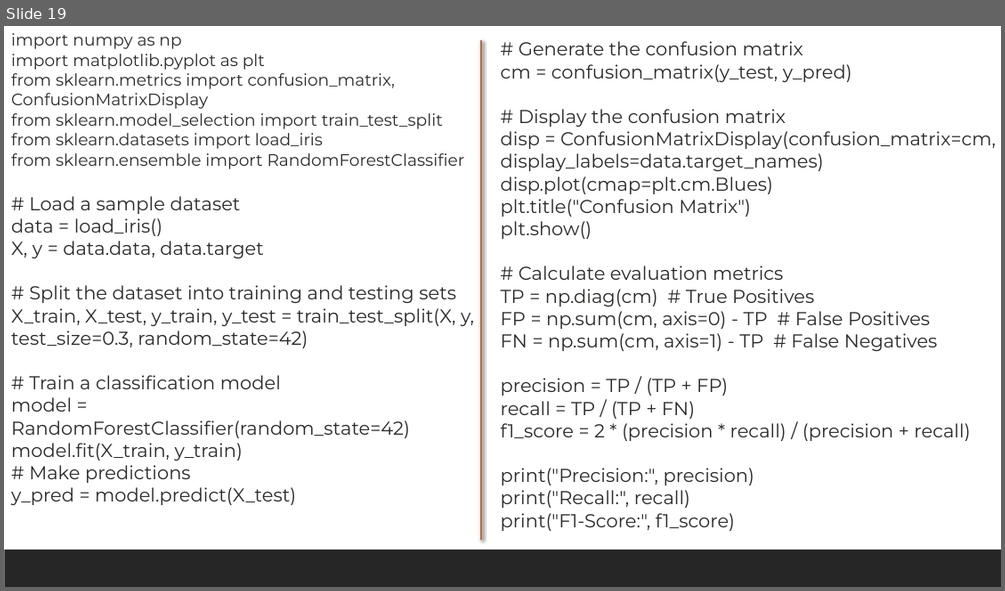
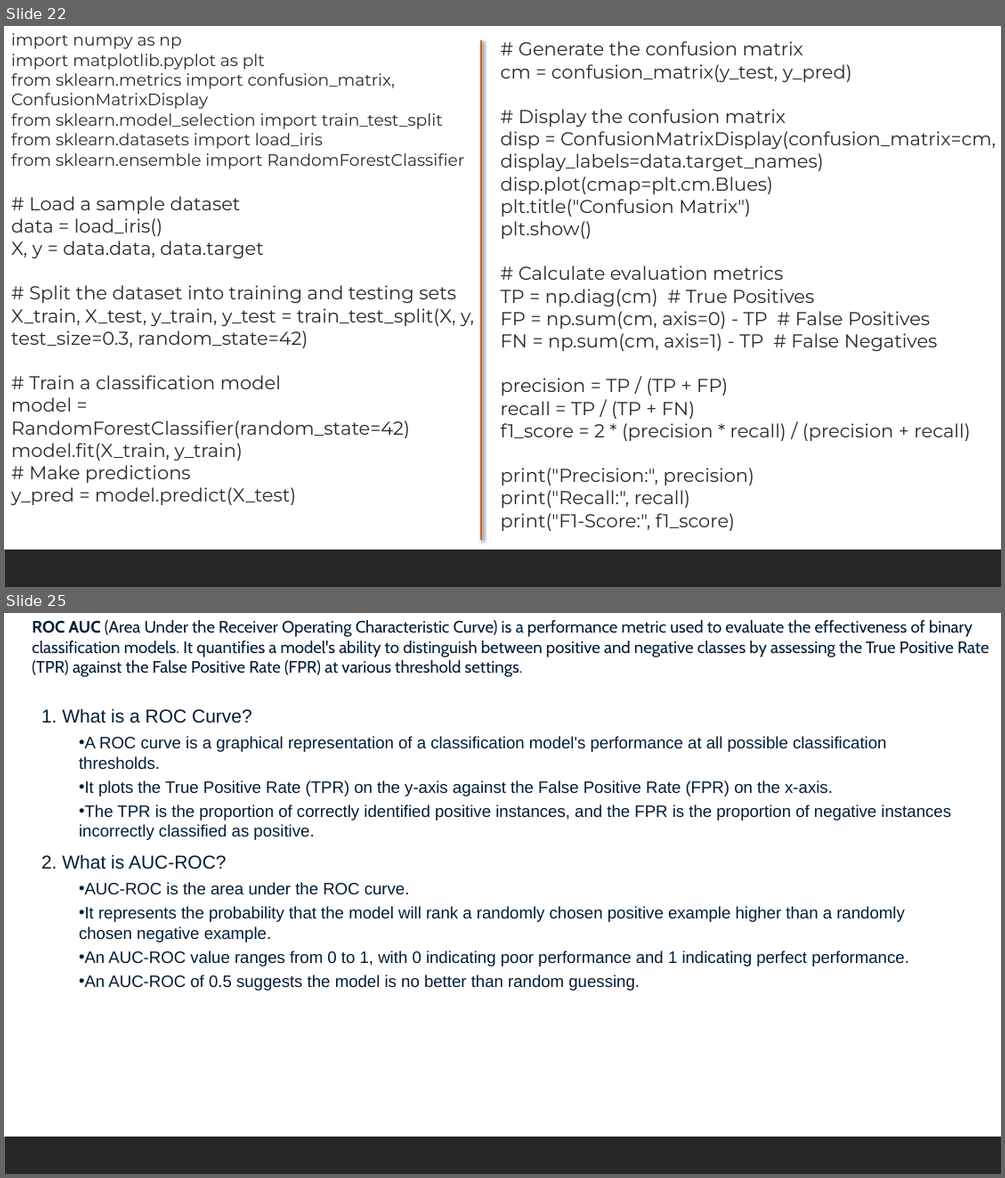
Before and after one commit to shahil04/ds_materials, a slide deck: 8.0_Machine Learning/ml_class/ml_class_notes/class_3_Logistic_regression_class.pptx. Shown one above the other, each under a label of ours: slide 19 before the commit, slides 22 and 25 after it; the slides between them are not shown. The pictures are 1005x591 and 1005x1178 pixels, drawn with LibreOffice and Linux fonts; fonts in the diff are those of the drawing. Boxes give left, top, right and bottom in pixels: in the first picture for what was removed or moved away, otherwise in the second. Text is boxed around its words. In the diff, an @@ line names an element or a change of style, - is before the commit and + after.

```diff
--- a/8.0_Machine Learning/ml_class/ml_class_notes/class_3_Logistic_regression_class.pptx
+++ b/8.0_Machine Learning/ml_class/ml_class_notes/class_3_Logistic_regression_class.pptx
@@ slide 25 added at <box>4,613,1001,1174</box>, background #FFFFFF; not listed: 1 template element that a slide beside it also shows @@
@@ text added at <box>32,620,989,677</box>, 16 pt, text #001D35 @@
+ROC AUC (Area Under the Receiver Operating Characteristic Curve) is a performance metric used to evaluate the effectiveness of binary classification models. It quantifies a model's ability to distinguish between positive and negative classes by assessing the True Positive Rate (TPR) against the False Positive Rate (FPR) at various threshold settings.
@@ text added at <box>41,708,951,990</box>, 16 pt, text #001D35 @@
+1. What is a ROC Curve?
+  • A ROC curve is a graphical representation of a classification model's performance at all possible classification thresholds.
+  • It plots the True Positive Rate (TPR) on the y-axis against the False Positive Rate (FPR) on the x-axis.
+  • The TPR is the proportion of correctly identified positive instances, and the FPR is the proportion of negative instances incorrectly classified as positive.
+2. What is AUC-ROC?
+  • AUC-ROC is the area under the ROC curve.
+  • It represents the probability that the model will rank a randomly chosen positive example higher than a randomly chosen negative example.
+  • An AUC-ROC value ranges from 0 to 1, with 0 indicating poor performance and 1 indicating perfect performance.
+  • An AUC-ROC of 0.5 suggests the model is no better than random guessing.
@@ what was slide 19 is now slide 22 @@
```
Also in this commit, not shown: 9 slides changed, 10 other slides added, 5 slides removed, 21 other files.
